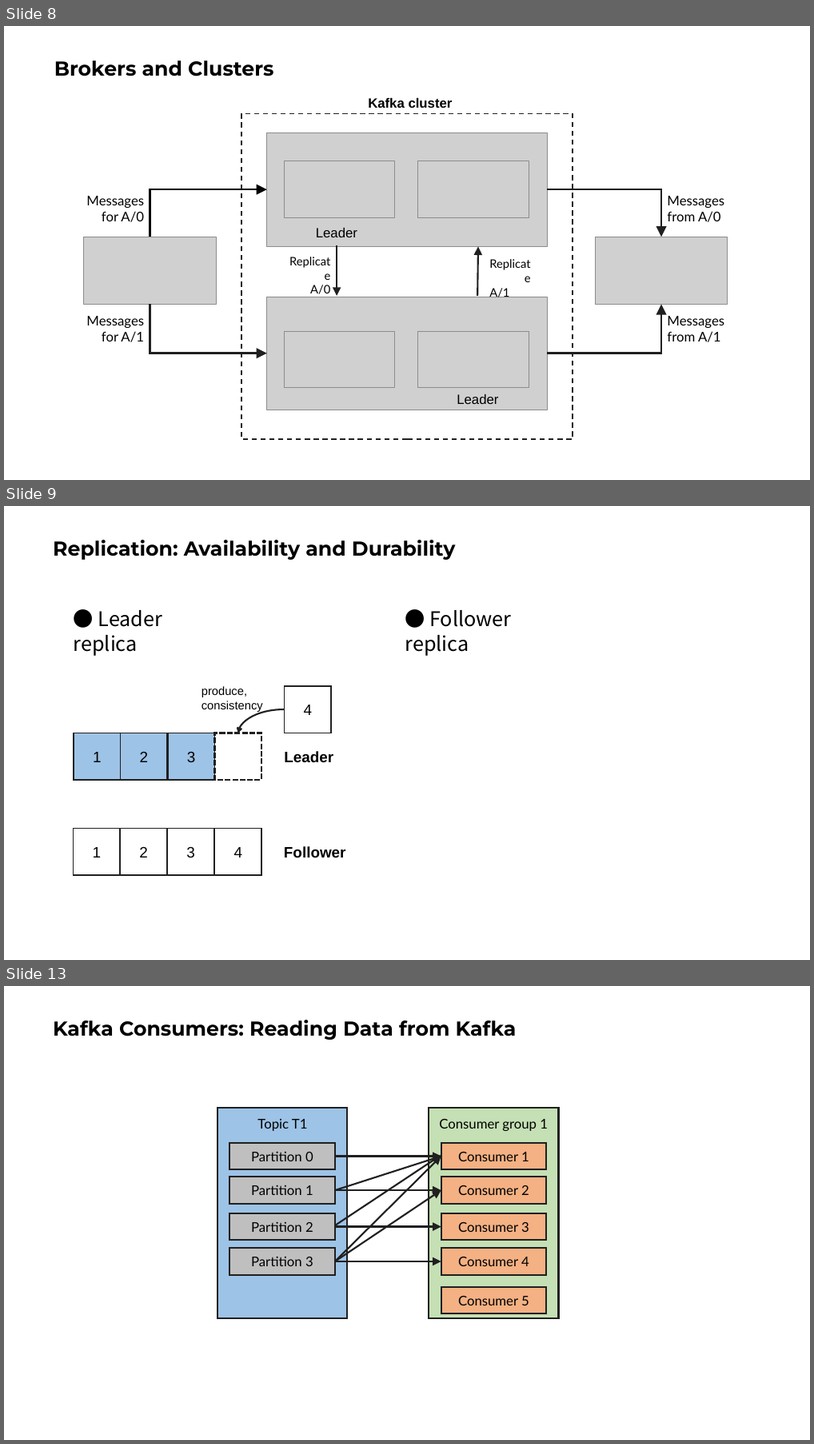
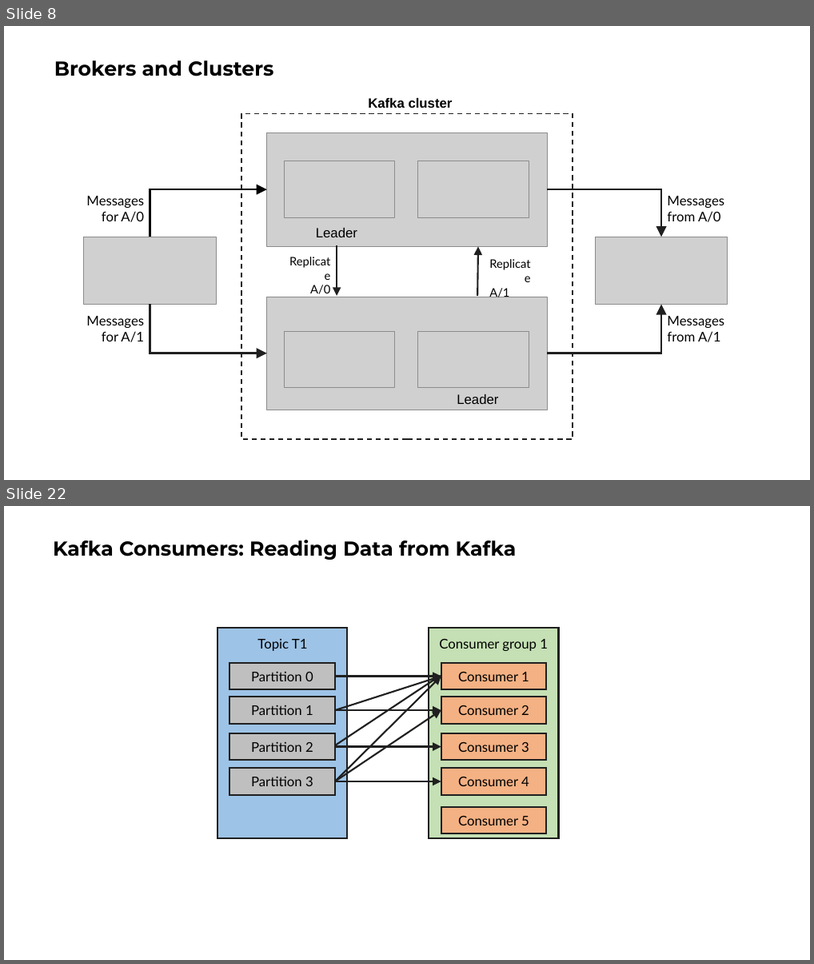
Before and after one commit to ngoctd314/tech-talk, a slide deck: kafka/slide.pptx. Shown one above the other, each under a label of ours: slides 8, 9 and 13 before the commit, slides 8 and 22 after it; the slides between them are not shown. The pictures are 814x1444 and 814x964 pixels, drawn with LibreOffice and Linux fonts; fonts in the diff are those of the drawing; grey boxes stand for pictures. Boxes give left, top, right and bottom in pixels: in the first picture for what was removed or moved away, otherwise in the second. Text is boxed around its words. In the diff, an @@ line names an element or a change of style, - is before the commit and + after.

```diff
--- a/kafka/slide.pptx
+++ b/kafka/slide.pptx
@@ slide 9 removed at box(4, 506, 810, 960), background #FFFFFF @@
@@ title removed at box(53, 540, 455, 560) @@
-Replication: Availability and Durability
@@ text removed at box(74, 610, 162, 656) @@
-● Leader replica
@@ text removed at box(406, 610, 511, 656) @@
-● Follower replica
@@ text removed at box(202, 686, 263, 712) @@
-produce,
-consistency
@@ rectangle removed at box(285, 686, 332, 733) @@
-4
@@ curved arrow removed from (285, 709) to (238, 733) @@
@@ rectangle removed at box(74, 733, 121, 780) @@
-1
@@ rectangle removed at box(121, 733, 168, 780) @@
-2
@@ rectangle removed at box(168, 733, 215, 780) @@
-3
@@ rectangle removed at box(214, 733, 262, 780) @@
@@ text removed at box(284, 751, 334, 763) @@
-Leader
@@ rectangle removed at box(73, 828, 120, 875) @@
-1
@@ rectangle removed at box(120, 828, 167, 875) @@
-2
@@ rectangle removed at box(167, 828, 214, 875) @@
-3
@@ rectangle removed at box(214, 828, 262, 875) @@
-4
@@ text removed at box(284, 846, 346, 858) @@
-Follower
@@ what was slide 13 is now slide 22 @@
```
Also in this commit, not shown: 8 slides changed, 21 slides added, 5 other slides removed, 4 other files.
